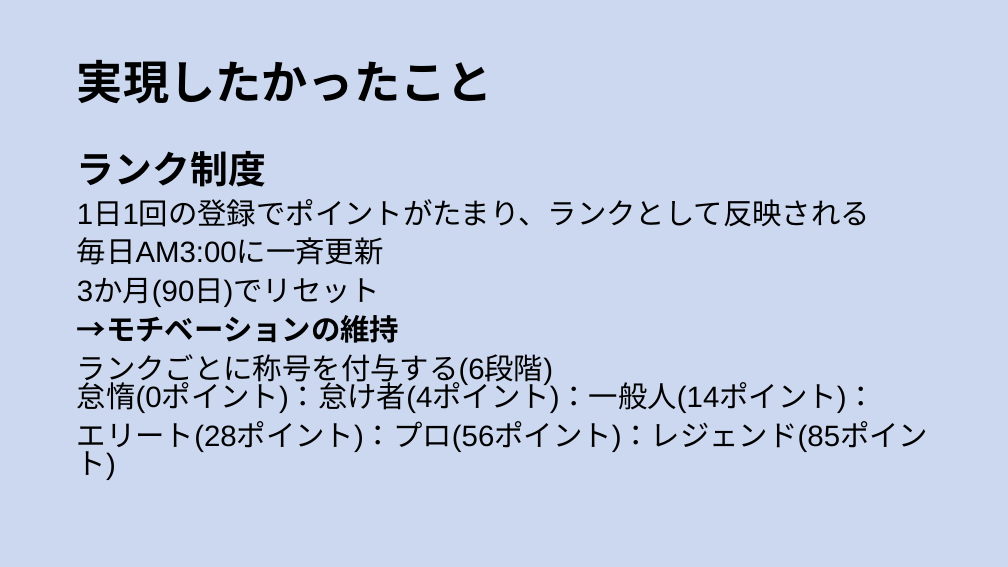
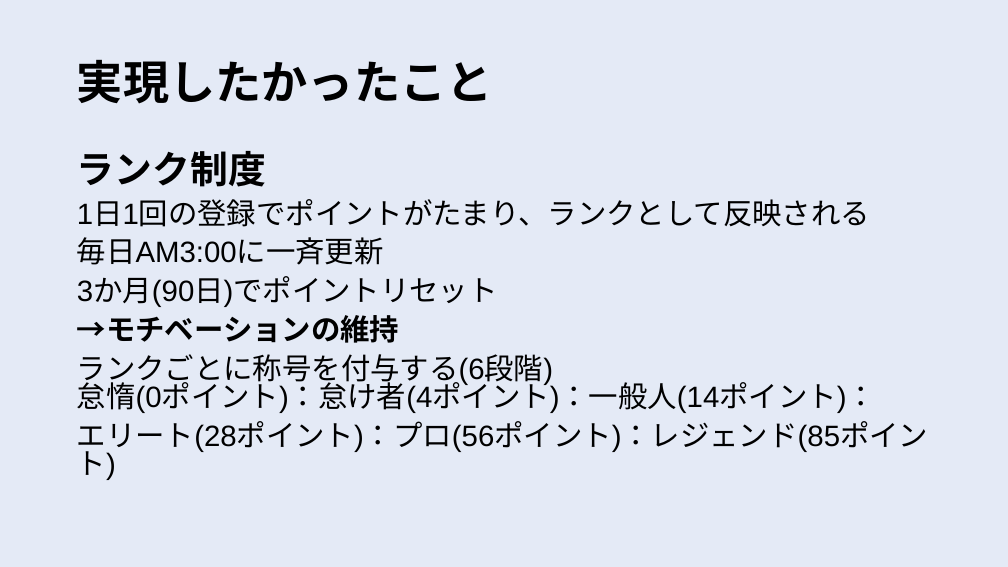
Before and after one commit to dojo2023/E-4, a slide deck: slide 20 of 共有用フォルダー/成果発表.pptx (slide 21 before the commit). Drawn at 1008x567 pixels with LibreOffice and Linux fonts; fonts in the diff are those of the drawing. Boxes give left, top, right and bottom in pixels: in the first picture for what was removed or moved away, otherwise in the second. Text is boxed around its words. In the diff, an @@ line names an element or a change of style, - is before the commit and + after.

```diff
--- a/共有用フォルダー/成果発表.pptx
+++ b/共有用フォルダー/成果発表.pptx
@@ background #8FAADC at 45% opacity to #8FAADC at 24% opacity @@
@@ text at (77, 278, 498, 307): text changed @@
-3か月(90日)でリセット
+3か月(90日)でポイントリセット
```
Also in this commit, not shown: 7 other slides changed, 1 slide added, 1 slide removed.
